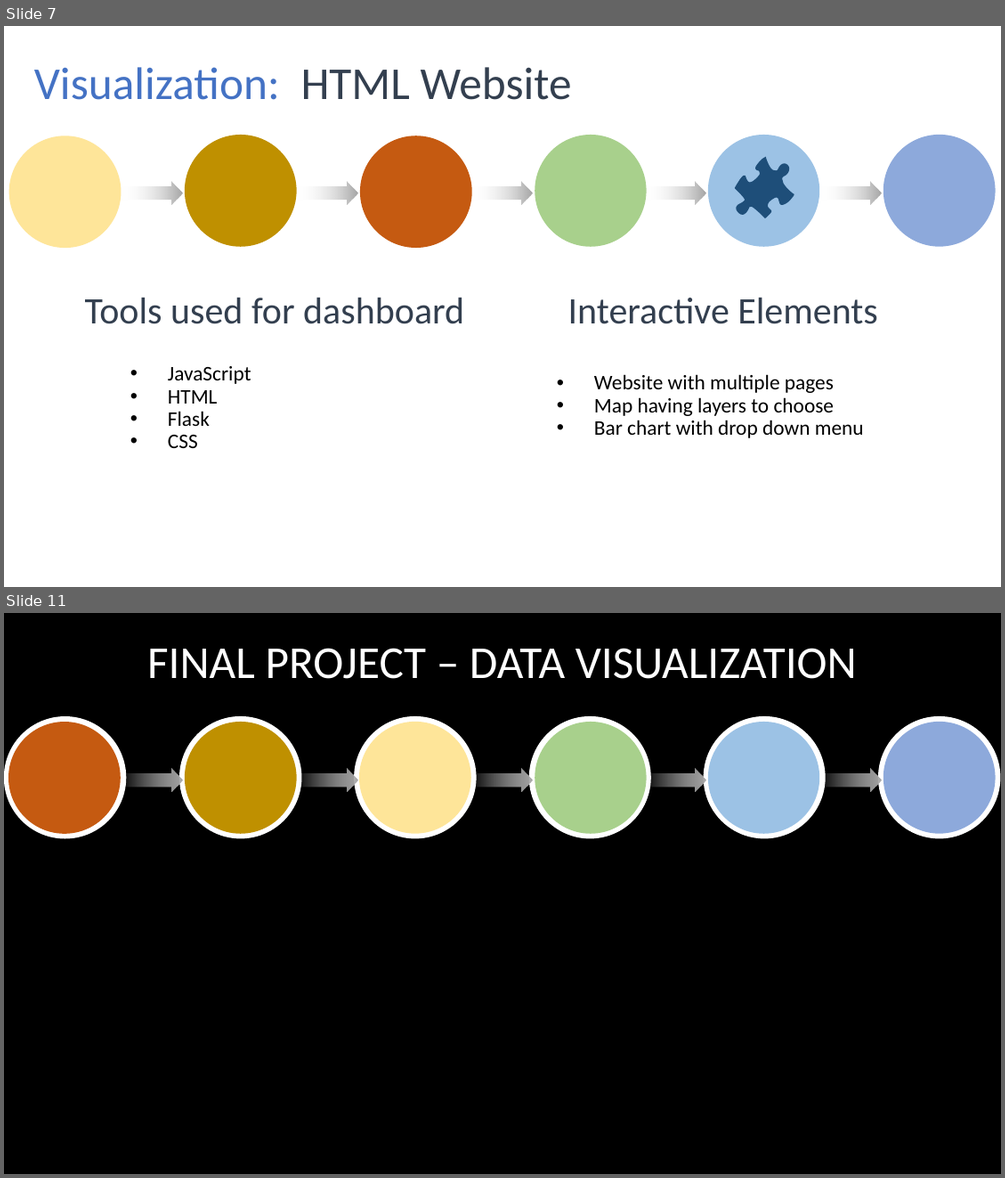
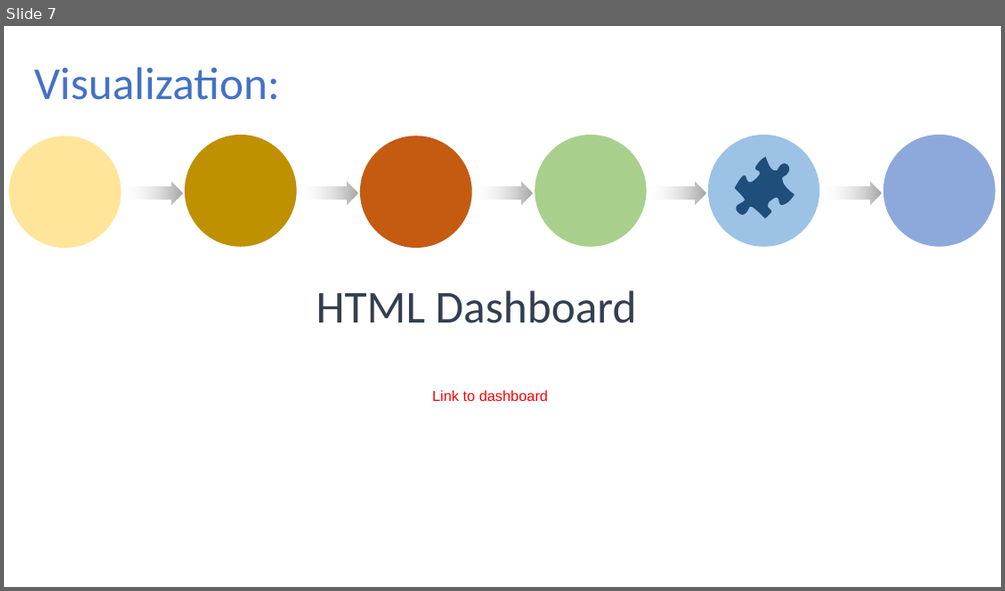
Before and after one commit to JaxWil24/Hearing_Aid_Accessibility, a slide deck: Presentation/FP_Powerpoint.pptx. Shown one above the other, each under a label of ours: slides 7 and 11 before the commit, slide 7 after it; the slides between them are not shown. The pictures are 1005x1178 and 1005x591 pixels, drawn with LibreOffice and Linux fonts; fonts in the diff are those of the drawing. Boxes give left, top, right and bottom in pixels: in the first picture for what was removed or moved away, otherwise in the second. Text is boxed around its words. In the diff, an @@ line names an element or a change of style, - is before the commit and + after.

```diff
--- a/Presentation/FP_Powerpoint.pptx
+++ b/Presentation/FP_Powerpoint.pptx
@@ slide 11 removed at [4,613,1001,1174], background #000000; not listed: 15 template elements that a slide beside it also shows @@
@@ title removed at [147,648,857,679] @@
-FINAL PROJECT – DATA VISUALIZATION
@@ ellipse removed at [8,722,121,834] @@
@@ ellipse removed at [359,722,471,834] @@
@@ slide 7 changed as well @@
@@ text at [316,290,637,323]: text changed @@
-HTML Website
+HTML Dashboard
@@ text removed at [85,297,464,324] @@
-Tools used for dashboard
@@ text removed at [568,297,878,324] @@
-Interactive Elements
@@ text removed at [168,366,251,448] @@
-• JavaScript
-• HTML
-• Flask
-• CSS
@@ text added at [432,390,548,401], 14 pt, text #FF0000 @@
+Link to dashboard
@@ text removed at [594,374,864,438] @@
-• Website with multiple pages
-• Map having layers to choose
-• Bar chart with drop down menu
```
Also in this commit, not shown: 7 other slides changed, 3 slides added, 1 other slide removed.
